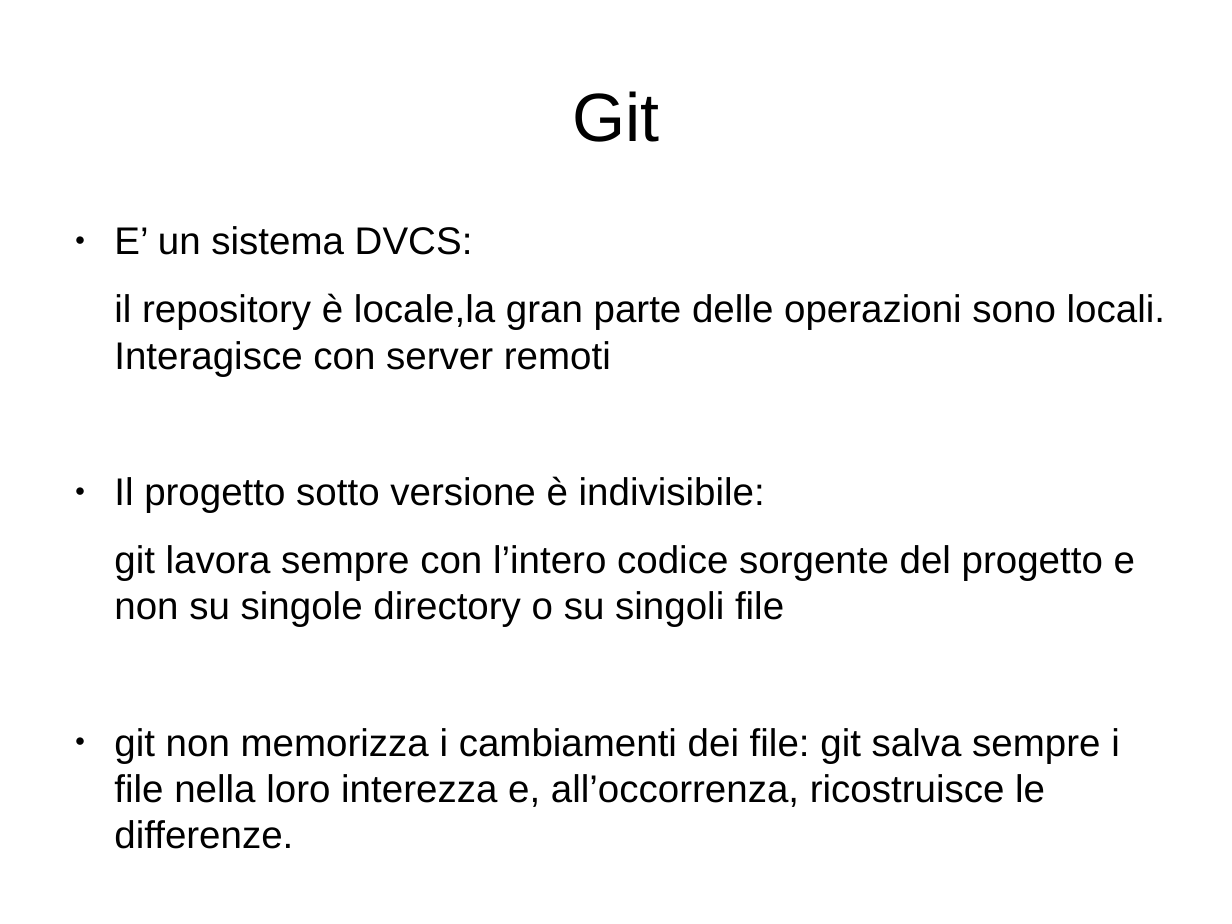
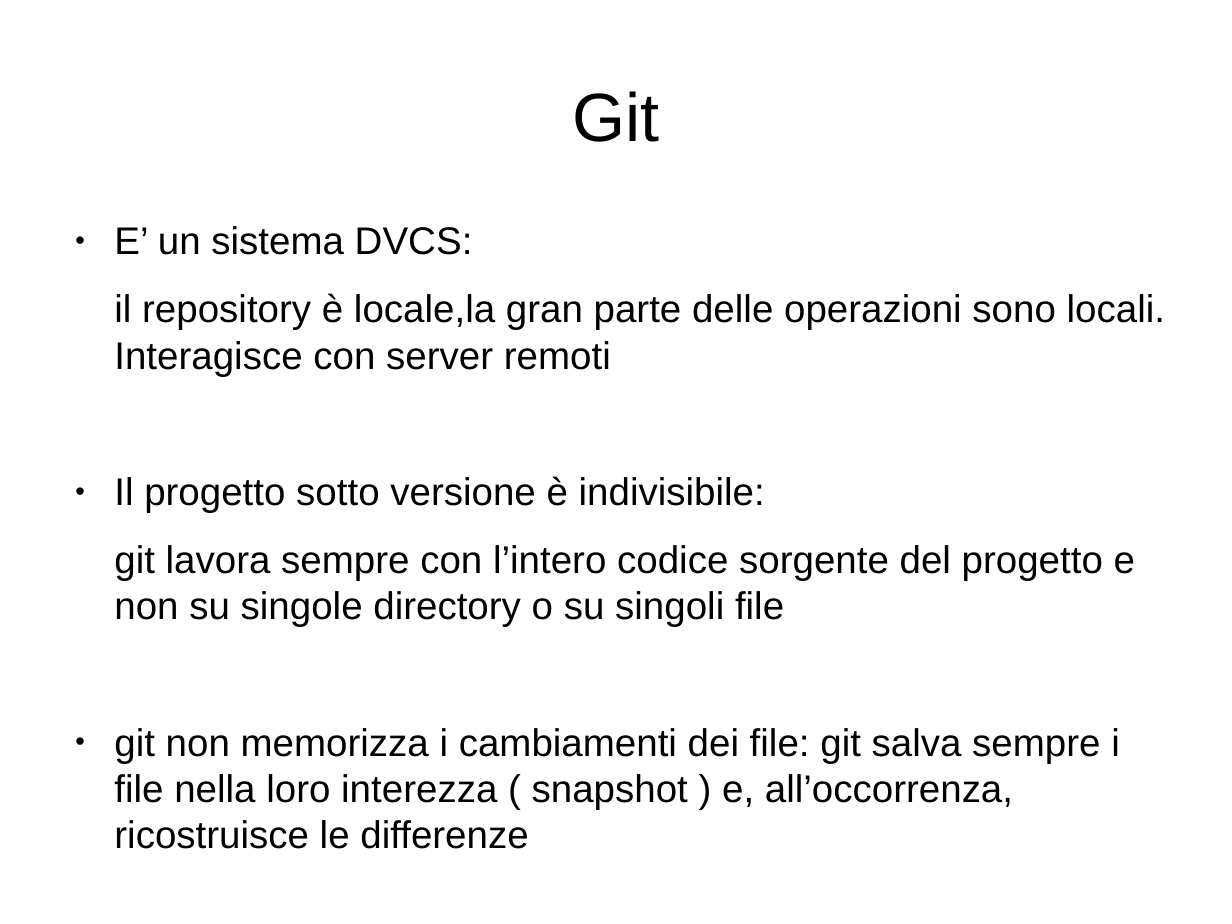
Before and after one commit to lucamariani/corso_diapositive, a slide deck: slide 9 of lez1.odp. Drawn at 1232x924 pixels with LibreOffice and Linux fonts; fonts in the diff are those of the drawing. Boxes give left, top, right and bottom in pixels: in the first picture for what was removed or moved away, otherwise in the second. Text is boxed around its words. In the diff, an @@ line names an element or a change of style, - is before the commit and + after.

```diff
--- a/lez1.odp
+++ b/lez1.odp
@@ text at (114, 728, 1120, 849): text changed @@
-● git non memorizza i cambiamenti dei file: git salva sempre i file nella loro interezza e, all’occorrenza, ricostruisce le differenze.
+● git non memorizza i cambiamenti dei file: git salva sempre i file nella loro interezza ( snapshot ) e, all’occorrenza, ricostruisce le differenze
```
Also in this commit, not shown: 1 other slide changed, 8 slides added.
